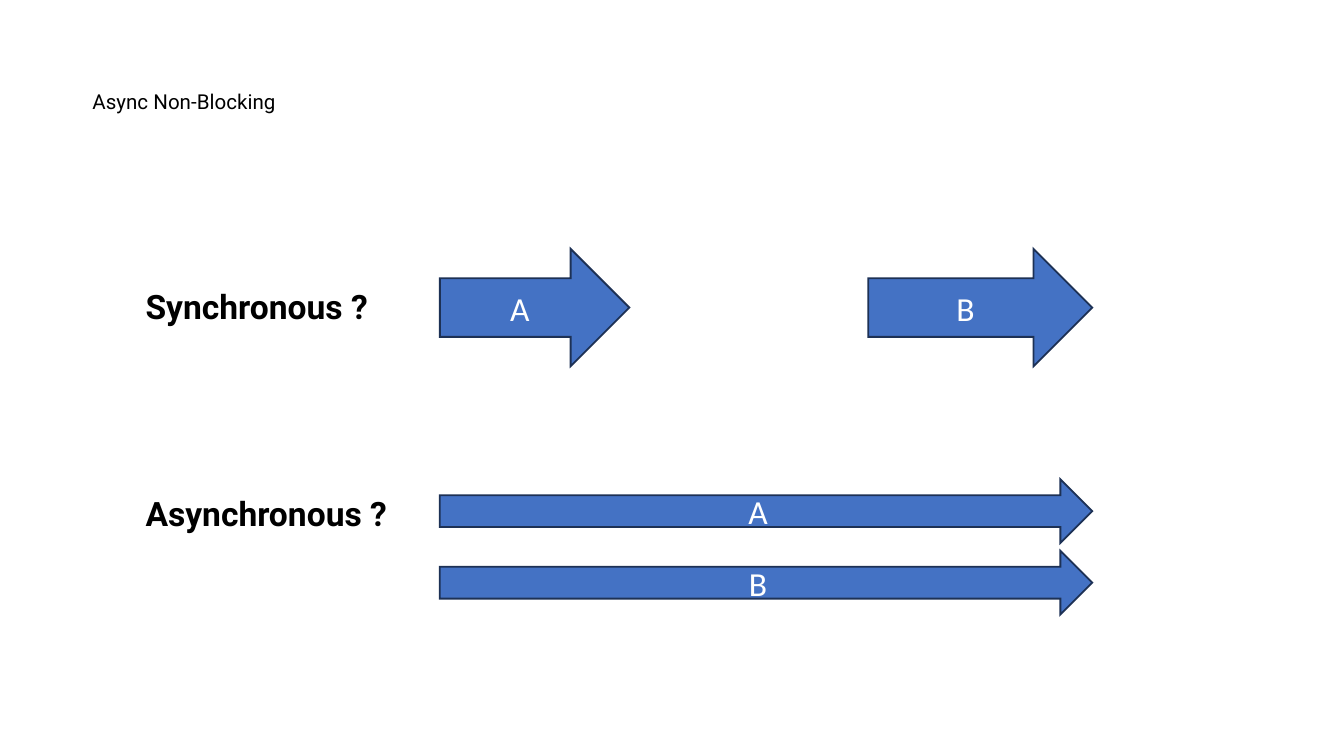
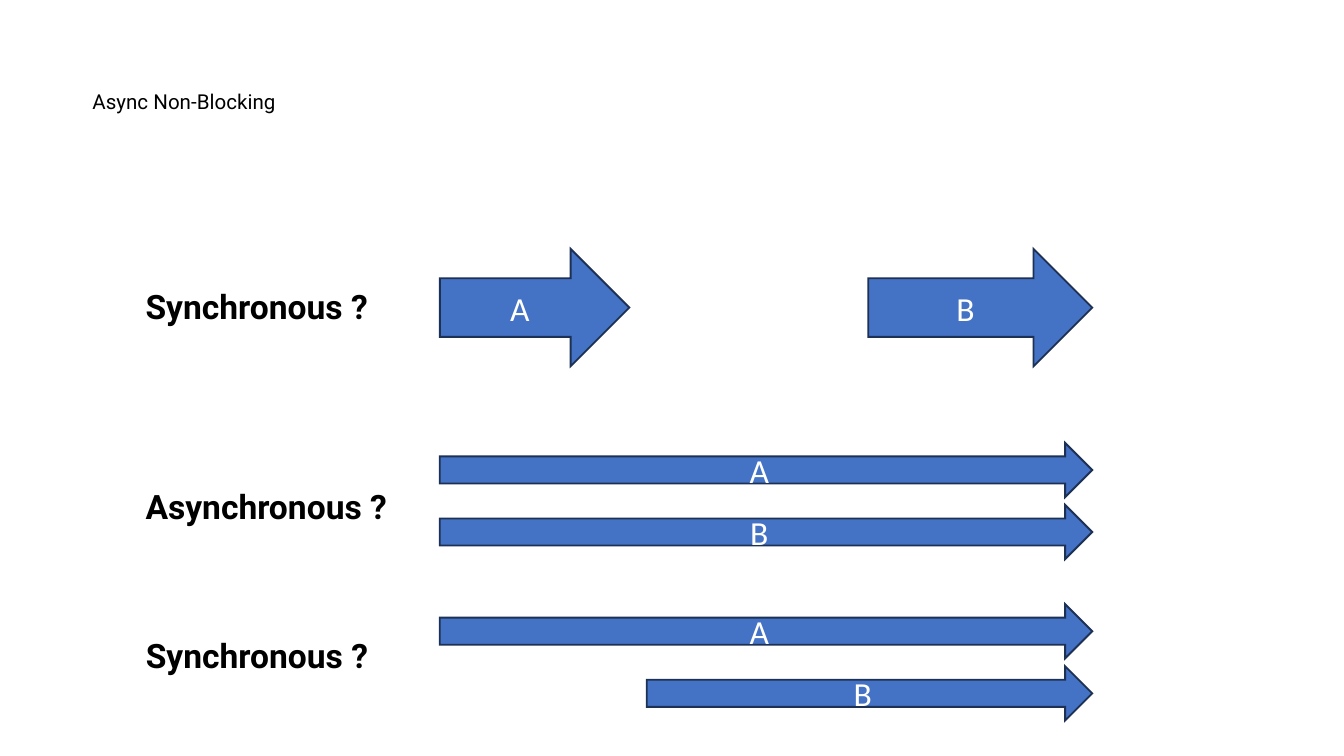
Before and after one commit to nayasis/fastcampus-hyper-webflux, a slide deck: slide 8 of 99.ppt/[Ch4-1. 비동기 서비스 소개] 1-2. 비동기 호출이란 ~ 1-3. Servlet_Reactive.pptx. Drawn at 1344x756 pixels with LibreOffice and Linux fonts; fonts in the diff are those of the drawing; background and template pictures are left out. Boxes give left, top, right and bottom in pixels: in the first picture for what was removed or moved away, otherwise in the second. Text is boxed around its words. In the diff, an @@ line names an element or a change of style, - is before the commit and + after.

```diff
--- a/99.ppt/[Ch4-1. 비동기 서비스 소개] 1-2. 비동기 호출이란 ~ 1-3. Servlet_Reactive.pptx
+++ b/99.ppt/[Ch4-1. 비동기 서비스 소개] 1-2. 비동기 호출이란 ~ 1-3. Servlet_Reactive.pptx
@@ right arrow "A" resized from (x1=439, y1=480, x2=1091, y2=543) to (x1=439, y1=444, x2=1091, y2=497) @@
@@ text "Asynchronous ?" moved from (x1=146, y1=500, x2=362, y2=533) to (x1=146, y1=493, x2=362, y2=526) @@
@@ right arrow "B" resized from (x1=439, y1=551, x2=1091, y2=614) to (x1=439, y1=505, x2=1091, y2=559) @@
@@ right arrow added at (x1=439, y1=605, x2=1091, y2=659), fill #4472C4, outline #1E3256 1 pt, 18 pt, text #FFFFFF @@
+A
@@ text added at (x1=146, y1=642, x2=343, y2=675), 18 pt, text #000000, bold @@
+Synchronous ?
@@ right arrow added at (x1=646, y1=667, x2=1093, y2=720), fill #4472C4, outline #1E3256 1 pt, 18 pt, text #FFFFFF @@
+B
```
Also in this commit, not shown: 3 other slides changed, 1 slide added, 2 other files.
